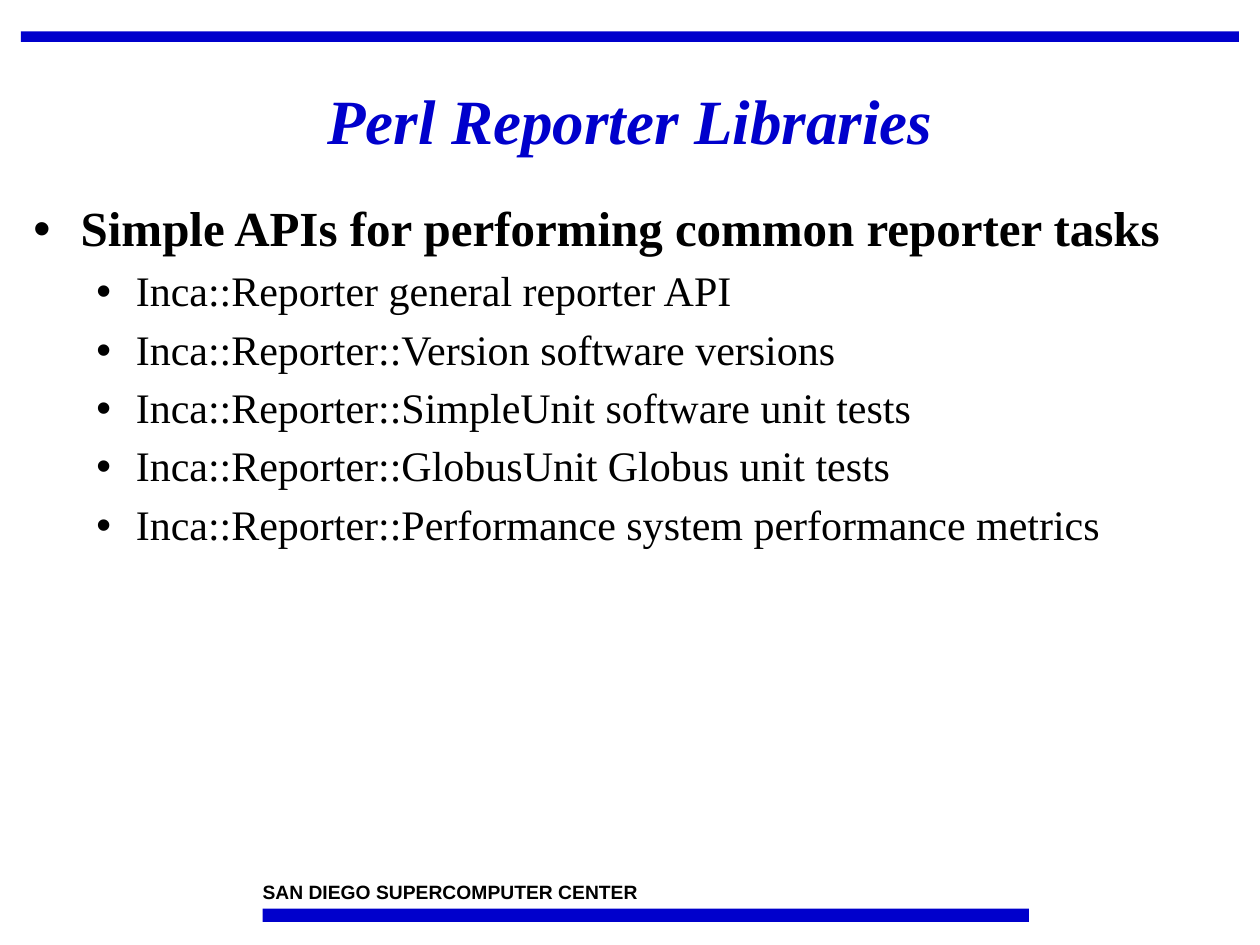
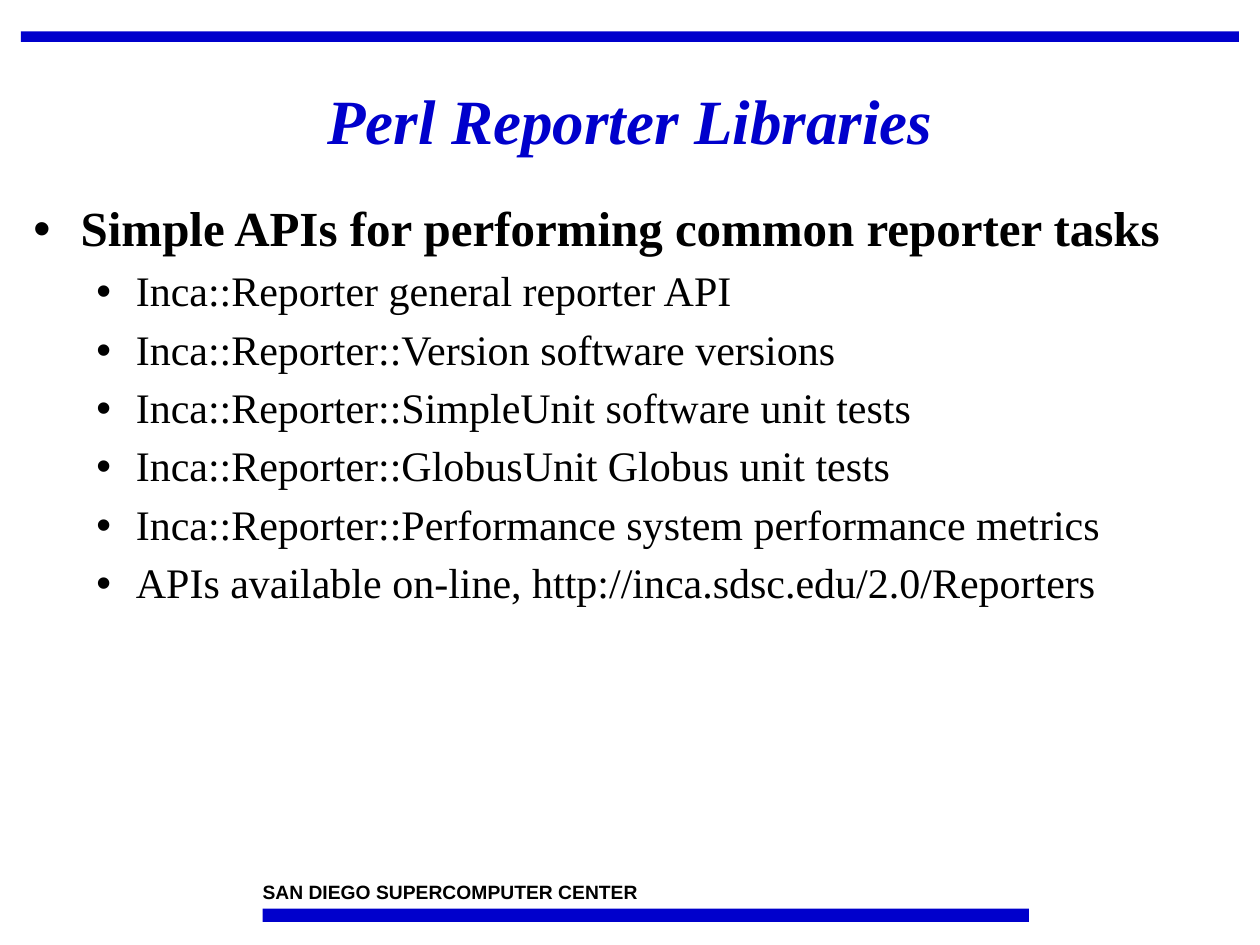
Before and after one commit to IncaProject/inca-xsede, a slide deck: slide 9 of talks/feb-06-workshop/incaReporters.ppt. Drawn at 1260x945 pixels with LibreOffice and Linux fonts; fonts in the diff are those of the drawing; background and template pictures are left out. Boxes give left, top, right and bottom in pixels: in the first picture for what was removed or moved away, otherwise in the second. Text is boxed around its words. In the diff, an @@ line names an element or a change of style, - is before the commit and + after.

```diff
--- a/talks/feb-06-workshop/incaReporters.ppt
+++ b/talks/feb-06-workshop/incaReporters.ppt
@@ text at [136, 569, 1095, 607]: paragraph added @@
+  • APIs available on-line, http://inca.sdsc.edu/2.0/Reporters
```
Also in this commit, not shown: 8 other slides changed, 1 slide added, 1 other file.
